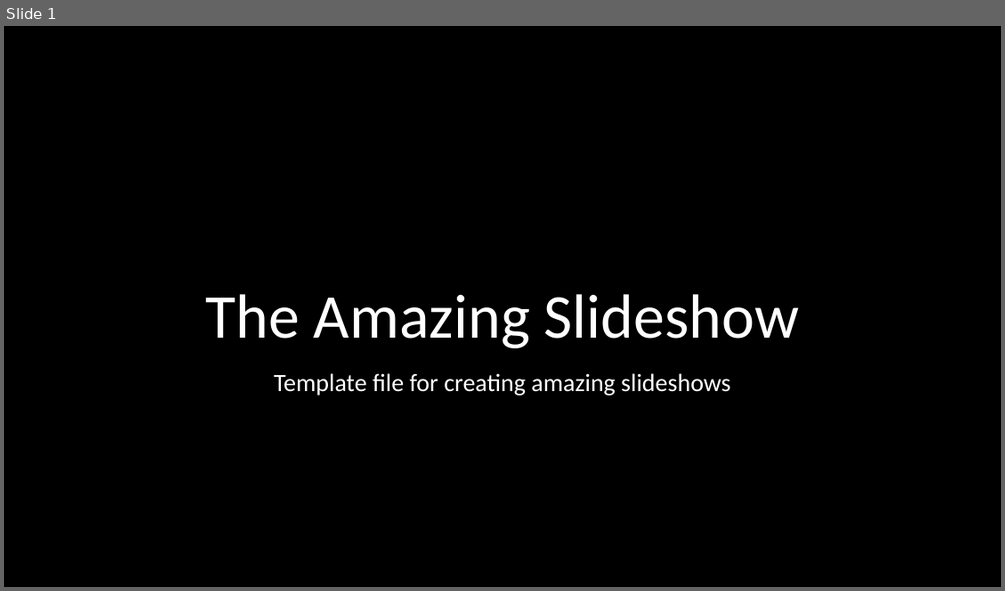
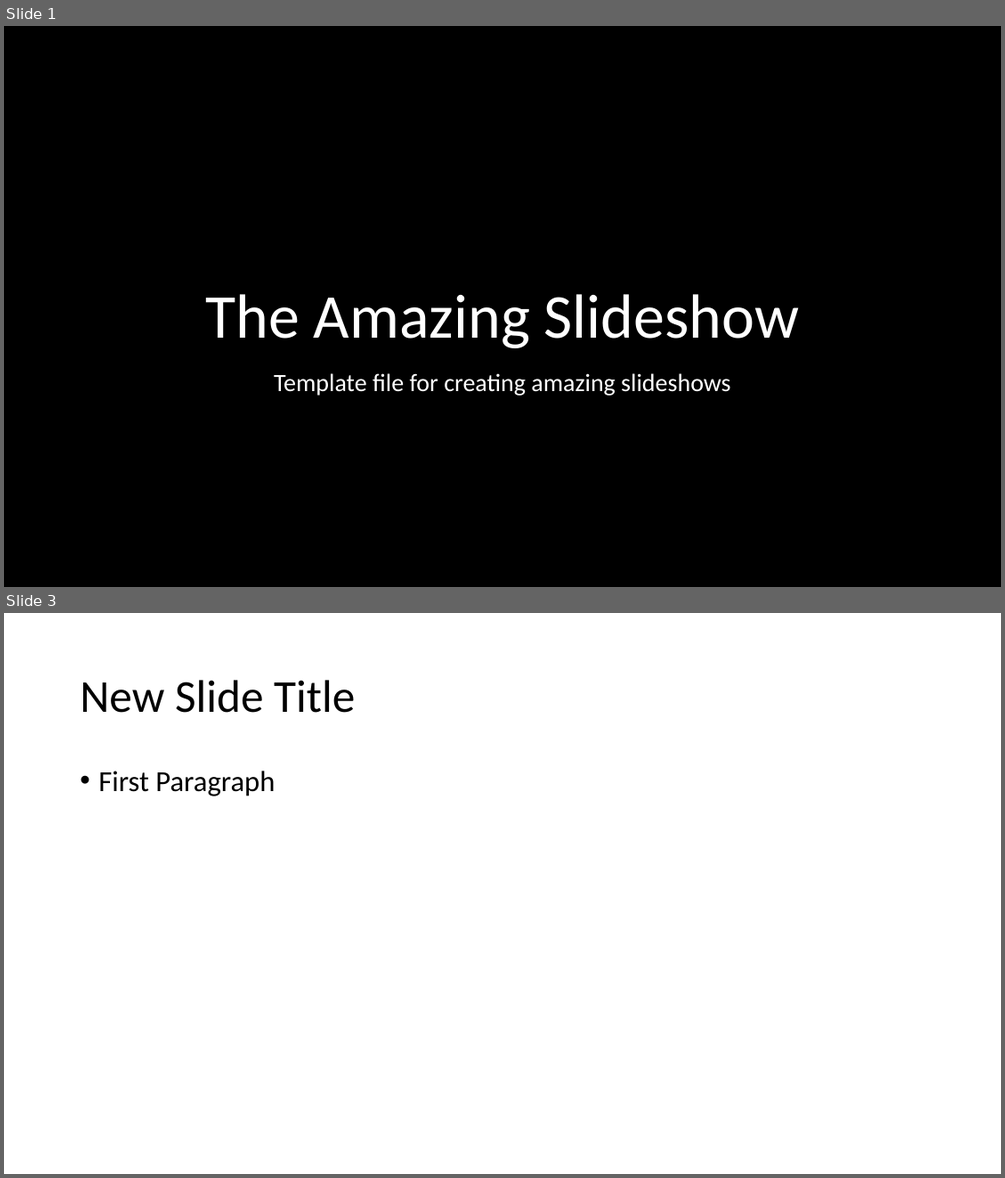
Before and after one commit to koeninger/ten_percent_practice, a slide deck: chris_larson/apache-poi/SampleSS-updated.pptx. Shown one above the other, each under a label of ours: slide 1 before the commit, slides 1 and 3 after it; the slides between them are not shown. The pictures are 1005x591 and 1005x1178 pixels, drawn with LibreOffice and Linux fonts; fonts in the diff are those of the drawing; background and template pictures are left out. Boxes give left, top, right and bottom in pixels: in the first picture for what was removed or moved away, otherwise in the second. Text is boxed around its words. In the diff, an @@ line names an element or a change of style, - is before the commit and + after.

```diff
--- a/chris_larson/apache-poi/SampleSS-updated.pptx
+++ b/chris_larson/apache-poi/SampleSS-updated.pptx
@@ slide 3 added at [4,613,1001,1174], background #FFFFFF @@
@@ title added at [80,680,355,713], 44 pt, text #000000 @@
+New Slide Title
@@ text added at [98,771,275,796], 28 pt, text #000000 @@
+• First Paragraph
```
Also in this commit, not shown: 1 other slide added, 1 slide removed, 3 other files.
